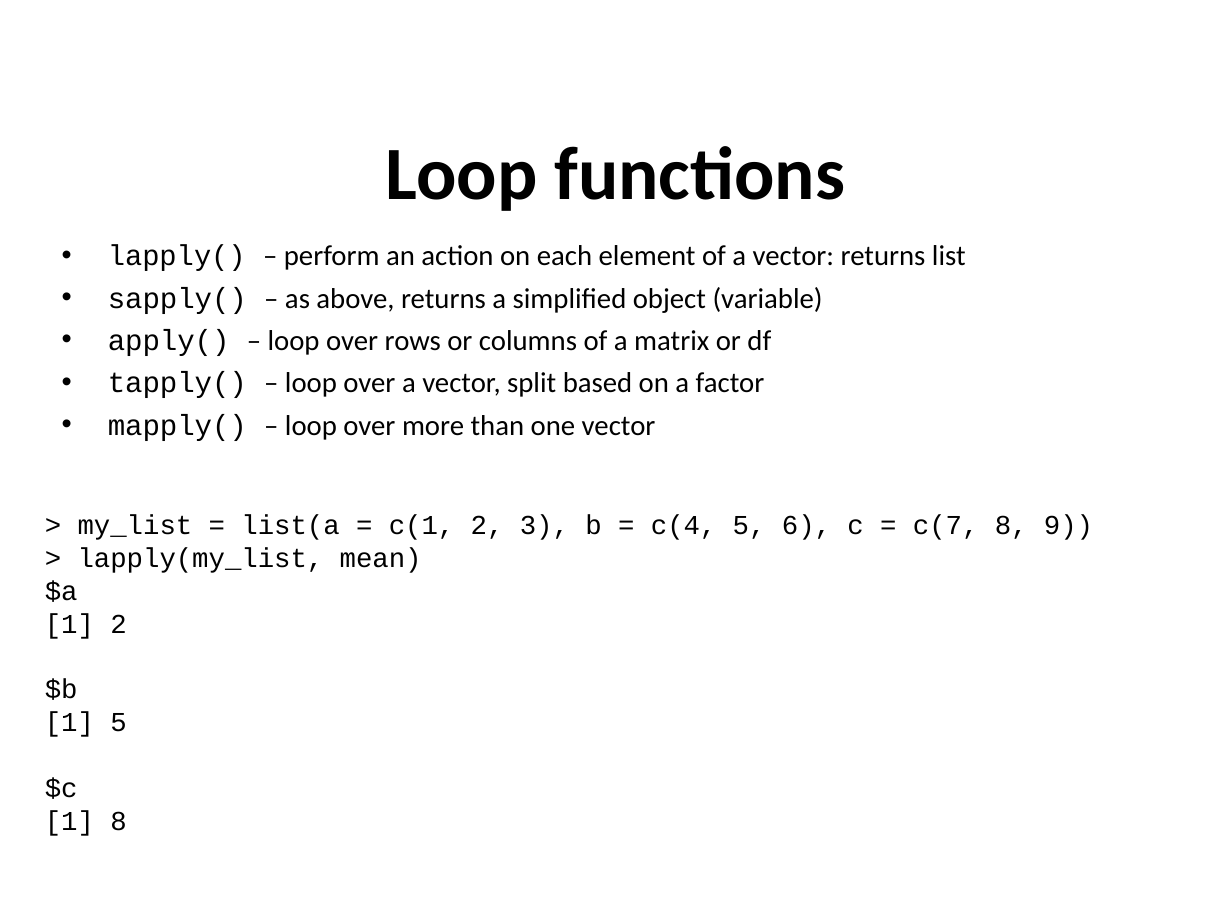
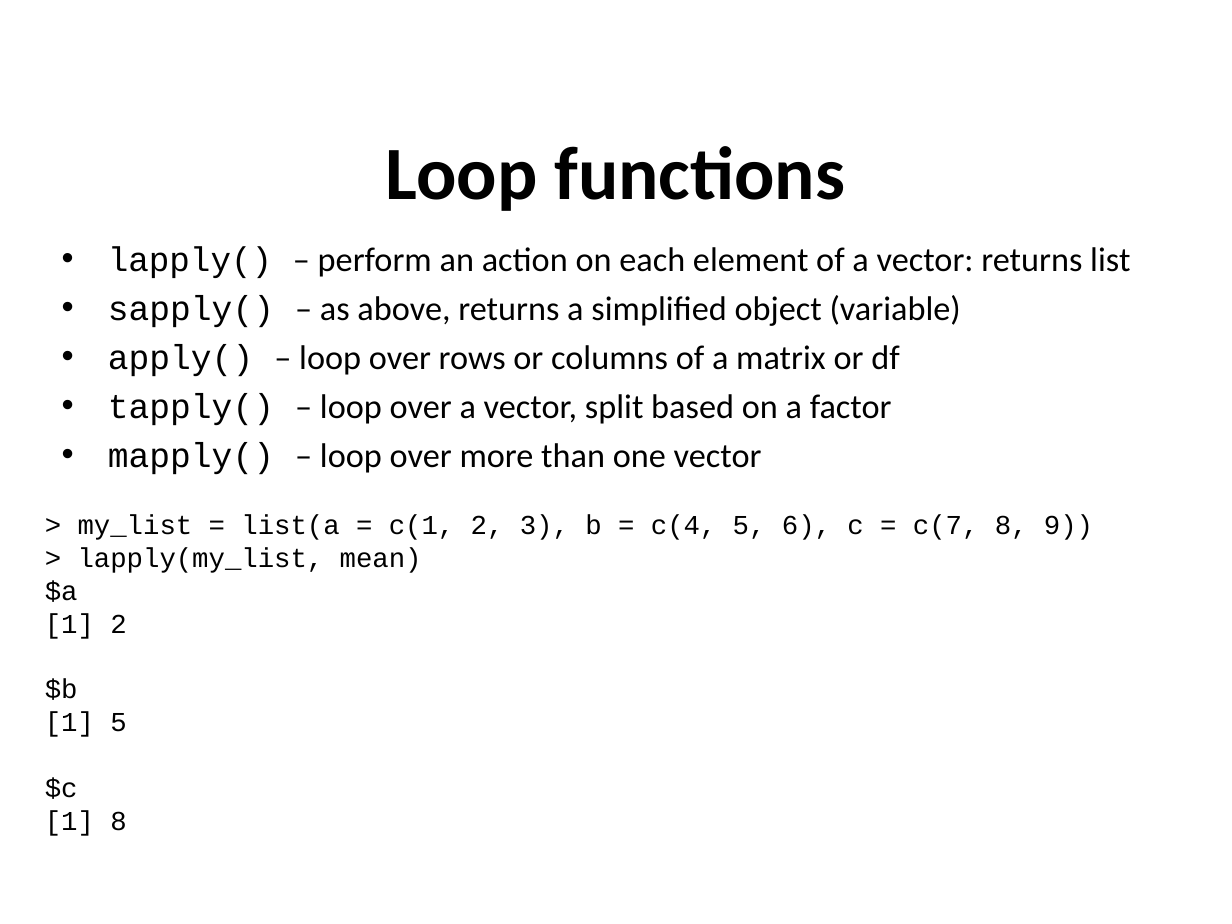
Before and after one commit to sraorao/data_analysis_visualisation_R_HT2022, a slide deck: slide 21 of powerpoint files/Session1.pptx. Drawn at 1232x924 pixels with LibreOffice and Linux fonts; fonts in the diff are those of the drawing. Boxes give left, top, right and bottom in pixels: in the first picture for what was removed or moved away, otherwise in the second. Text is boxed around its words. In the diff, an @@ line names an element or a change of style, - is before the commit and + after.

```diff
--- a/powerpoint files/Session1.pptx
+++ b/powerpoint files/Session1.pptx
@@ text "lapply() – perform an action ..." at [108,246,1130,475]: size 16.8 to 20.1 pt in "lapply() – perform an action on each ...", "– as above, returns a simplified object ...", "– loop over rows or columns of ...", "– loop over a vector, split based ..." and 1 more places; size 16.9 to 20.2 pt in "sapply()", "apply()", "tapply()", "mapply()" @@
```
Also in this commit, not shown: 4 other slides changed.
